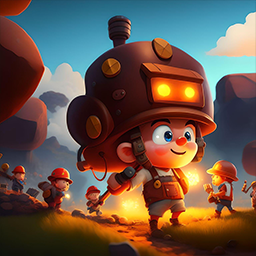
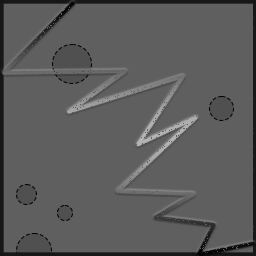
Comparing the layer stacks of the two 256px x 256px images. Changes:
removed layer "player" over left=0, top=0, right=256, bottom=256
added group "blocks_dirt" with 12 layers over left=0, top=0, right=256, bottom=256
renamed "图层 2" to "broken25", showed it, moved it into group "blocks_dirt" over left=1, top=0, right=256, bottom=256
moved "outside" (2nd of 2, in "blocks_dirt") into group "blocks_dirt" over left=0, top=0, right=256, bottom=256
moved "circle" (2nd of 2, in "blocks_dirt") into group "blocks_dirt" over left=16, top=44, right=234, bottom=256
moved "图层 0" (2nd of 2, in "blocks_dirt") into group "blocks_dirt" over left=0, top=0, right=256, bottom=256
moved "图层 1" (2nd of 2, in "blocks_dirt") into group "blocks_dirt" over left=0, top=0, right=256, bottom=256
